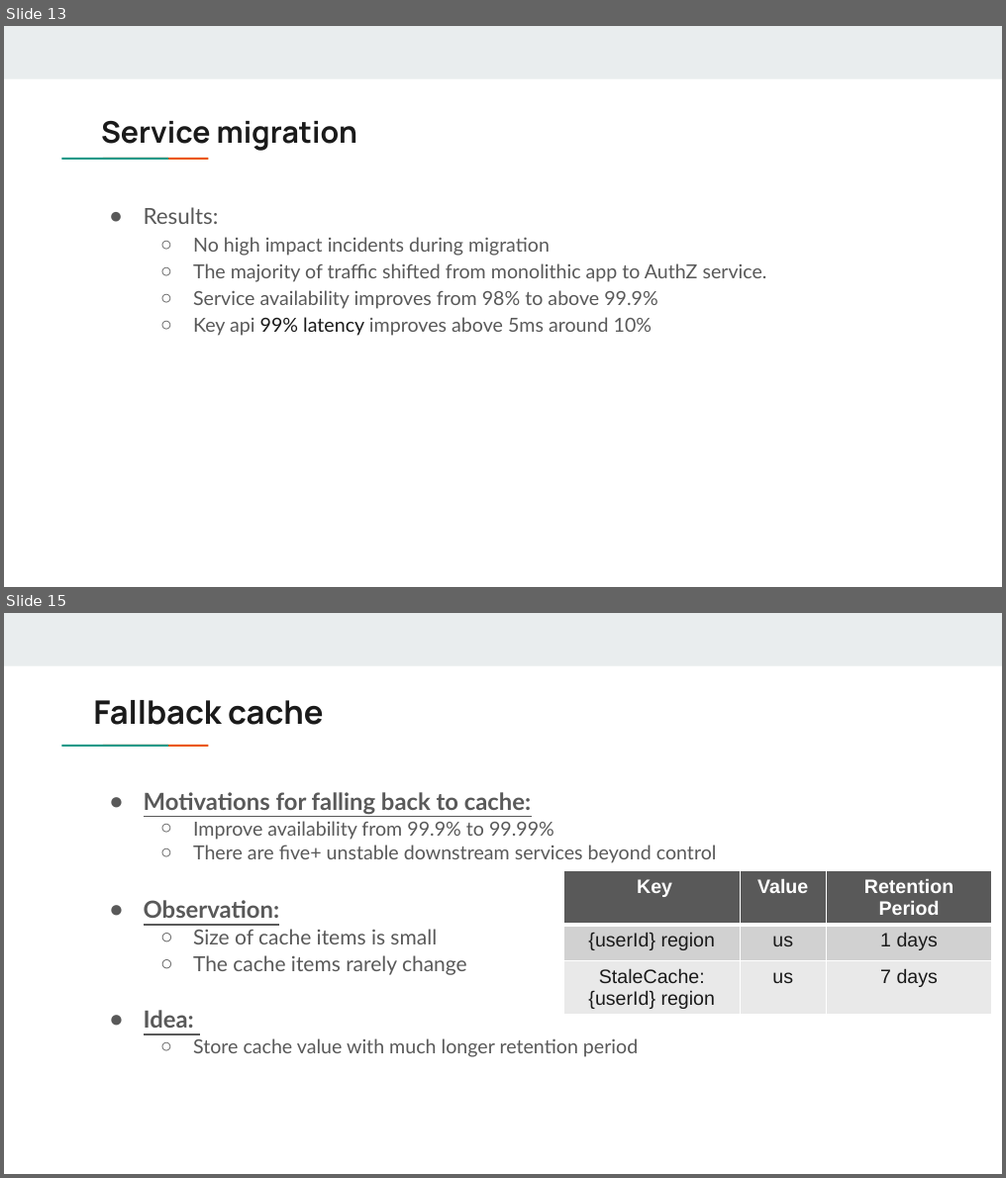
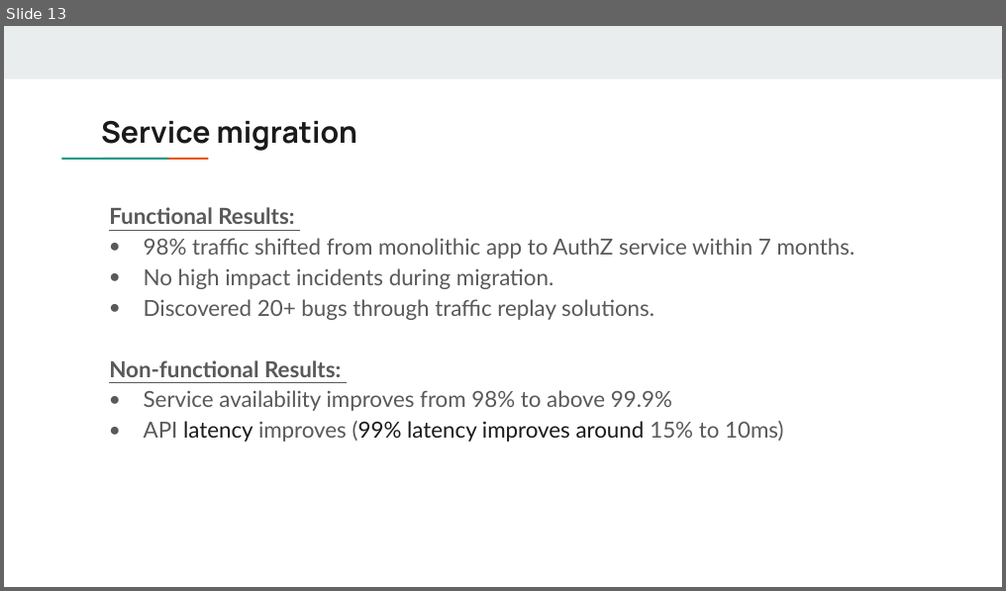
Before and after one commit to DreamOfTheRedChamber/my-resume, a slide deck: ExperiencesTalks/AuthzServiceMigration.pptx. Shown one above the other, each under a label of ours: slides 13 and 15 before the commit, slide 13 after it; the slides between them are not shown. The pictures are 1006x1178 and 1006x591 pixels, drawn with LibreOffice and Linux fonts; fonts in the diff are those of the drawing. Boxes give left, top, right and bottom in pixels: in the first picture for what was removed or moved away, otherwise in the second. Text is boxed around its words. In the diff, an @@ line names an element or a change of style, - is before the commit and + after.

```diff
--- a/ExperiencesTalks/AuthzServiceMigration.pptx
+++ b/ExperiencesTalks/AuthzServiceMigration.pptx
@@ slide 15 removed at [4,613,1002,1174], background #FFFFFF; not listed: 3 template elements that a slide beside it also shows @@
@@ title removed at [93,700,324,725] @@
-Fallback cache
@@ text removed at [144,792,717,1058] @@
-● Motivations for falling back to cache:
-  ○ Improve availability from 99.9% to 99.99%
-  ○ There are five+ unstable downstream services beyond control
-● Observation:
-  ○ Size of cache items is small
-  ○ The cache items rarely change
-● Idea:
-  ○ Store cache value with much longer retention period
@@ table removed at [563,870,991,1020], 3 rows, 3 columns @@
-Key | Value | Retention Period
-{userId} region | us | 1 days
-StaleCache: {userId} region | us | 7 days
@@ slide 13 changed as well @@
@@ text at [109,207,855,377]: text changed; size 14 to 16 pt @@
-● Results:
-  ○ No high impact incidents during migration
-  ○ The majority of traffic shifted from monolithic app to AuthZ service.
+Functional Results:
+● 98% traffic shifted from monolithic app to AuthZ service within 7 months.
+● No high impact incidents during migration.
+● Discovered 20+ bugs through traffic replay solutions.
+Non-functional Results:
@@ text at [144,390,672,411]: size 14 to 16 pt in "Service availability improves from 98% to above ..."; bullet ○ to ●; list level 2 to 1 in "Service availability improves from 98% ..." @@
@@ text at [144,421,783,442]: text changed; size 14 to 16 pt; text colour #595959 to #1A1A1A @@
-  ○ Key api 99% latency improves above 5ms around 10%
+● API latency improves (99% latency improves around 15% to 10ms)
```
Also in this commit, not shown: 10 other slides changed, 10 slides added, 8 other slides removed.
